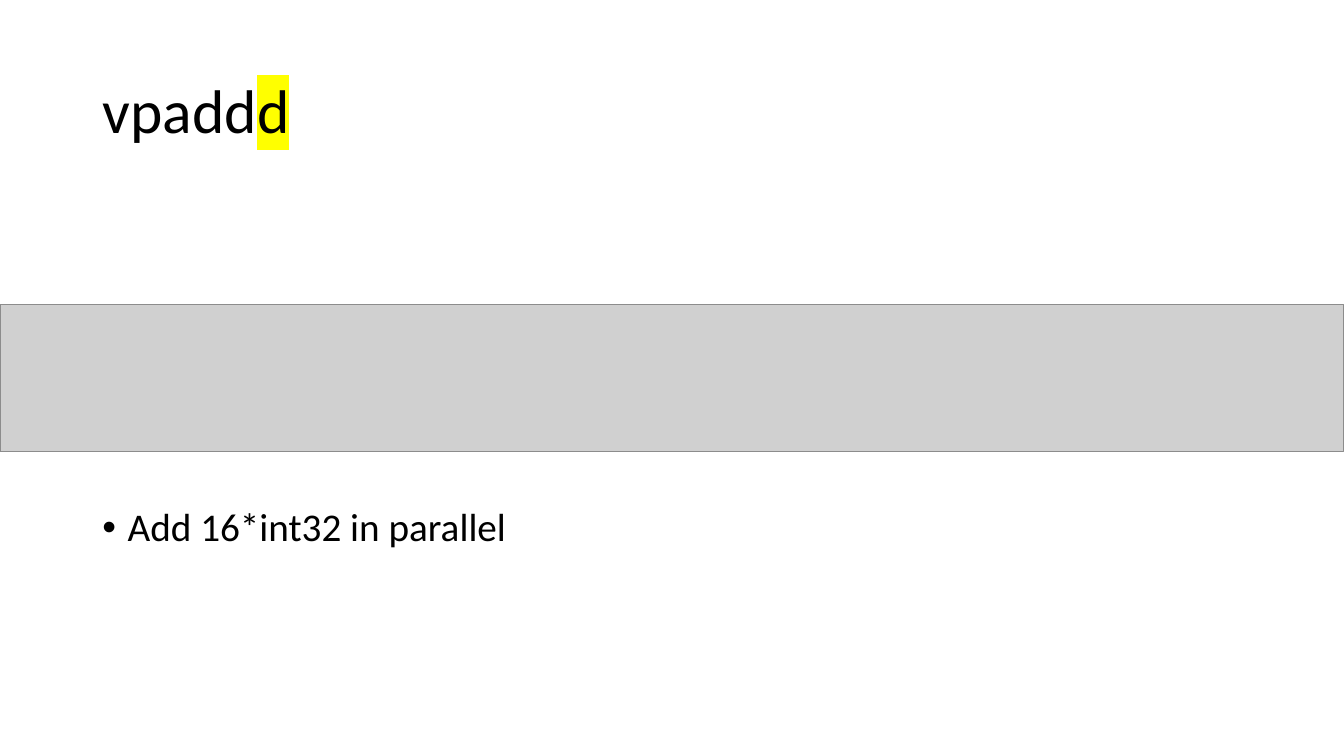
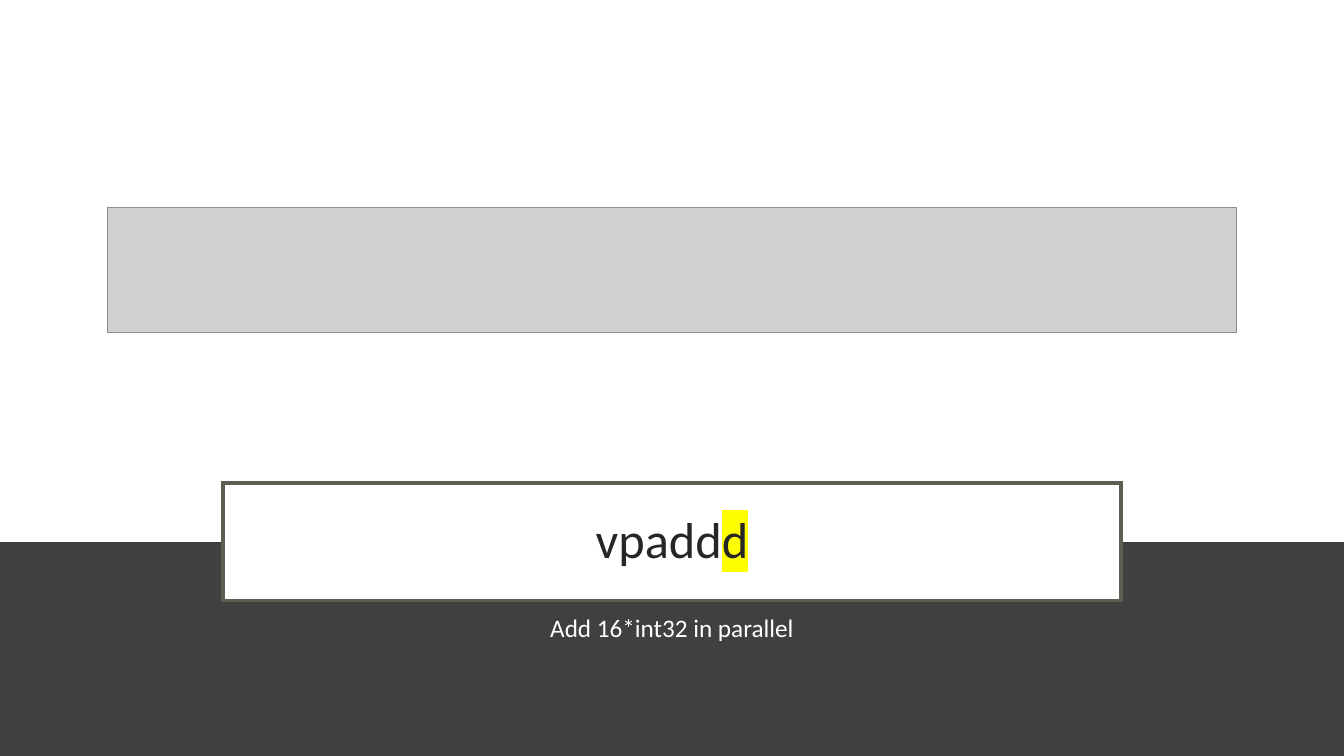
Before and after one commit to lucshi/Lecture_SIMD, a slide deck: slide 46 of lecture.pptx (slide 29 before the commit). Drawn at 1344x756 pixels with LibreOffice and Linux fonts; fonts in the diff are those of the drawing; grey boxes stand for pictures. Boxes give left, top, right and bottom in pixels: in the first picture for what was removed or moved away, otherwise in the second. Text is boxed around its words. In the diff, an @@ line names an element or a change of style, - is before the commit and + after.

```diff
--- a/lecture.pptx
+++ b/lecture.pptx
@@ picture: place and size @@
-picture at <box>0,304,1344,452</box>
+picture at <box>107,208,1237,332</box>
@@ title "vpaddd": place and size @@
-title "vpaddd" at <box>102,82,289,148</box>
+title "vpaddd" at <box>223,483,1121,601</box>
@@ title "vpaddd" at <box>223,483,1121,601</box>: size 44 to 36 pt, text colour #000000 to #262626; alignment left to centre; fill none to #FFFFFF; outline none to #5E5E52 2.5 pt @@
@@ rectangle added at <box>0,542,1344,756</box>, fill #404040 @@
@@ text "Add 16*int32 in parallel": place and size @@
-text "Add 16*int32 in parallel" at <box>128,513,506,548</box>
+text "Add 16*int32 in parallel" at <box>550,619,793,641</box>
@@ text "Add 16*int32 in parallel" at <box>550,619,793,641</box>: size 28 to 18 pt, text colour #000000 to #FFFFFF; alignment left to centre; bullet • to none @@
```
Also in this commit, not shown: 20 other slides changed, 18 slides added, 9 slides removed.
